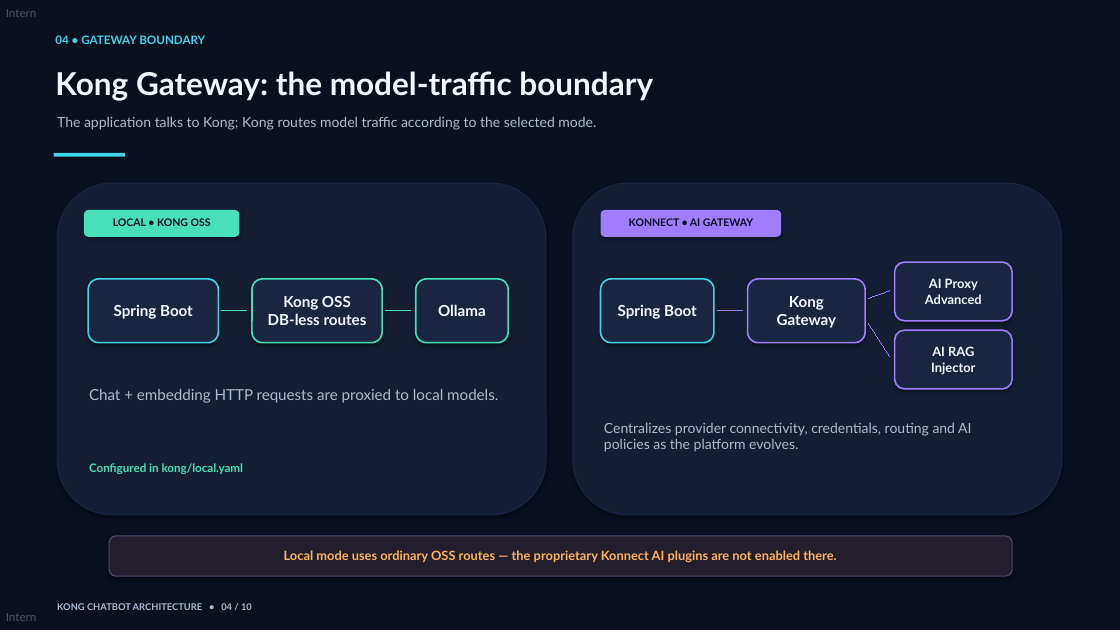
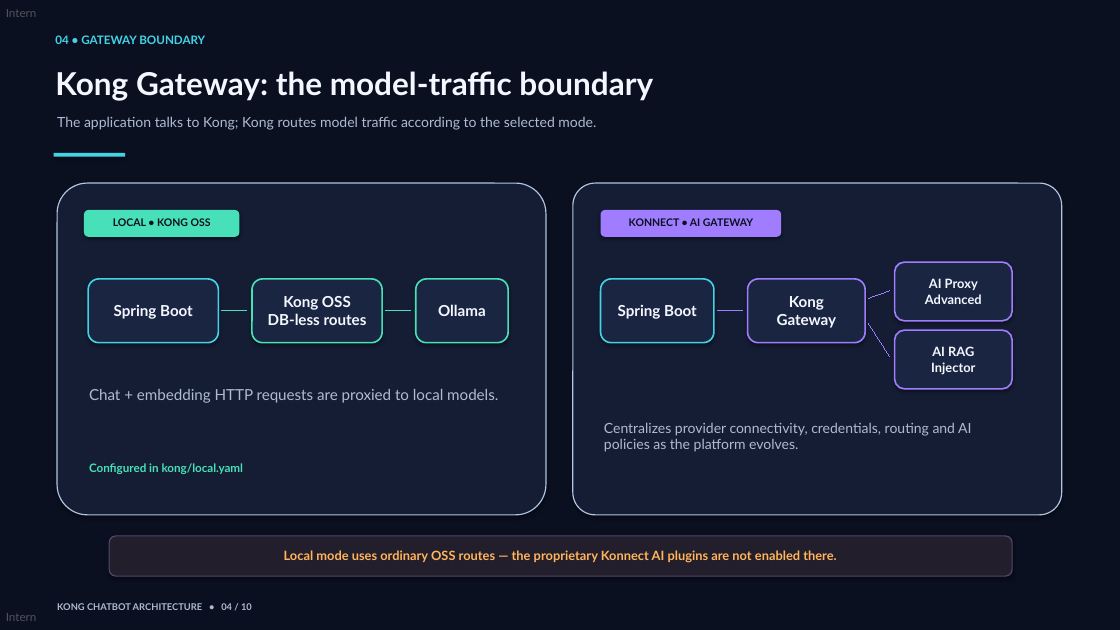
Before and after one commit to jesperancinha/kong-chatbot, a slide deck: slide 6 of kong_chatbot_architecture.pptx. Drawn at 1120x630 pixels with LibreOffice and Linux fonts; fonts in the diff are those of the drawing. Boxes give left, top, right and bottom in pixels: in the first picture for what was removed or moved away, otherwise in the second. Text is boxed around its words. In the diff, an @@ line names an element or a change of style, - is before the commit and + after.

```diff
--- a/kong_chatbot_architecture.pptx
+++ b/kong_chatbot_architecture.pptx
@@ rounded rectangle at (x1=57, y1=183, x2=546, y2=515): outline #1A2641 1 pt to #B0C6E1 1 pt; proportions changed @@
@@ rounded rectangle at (x1=573, y1=183, x2=1062, y2=515): outline #1A2641 1 pt to #B0C6E1 1 pt; proportions changed @@
```
Also in this commit, not shown: 2 other slides changed.
